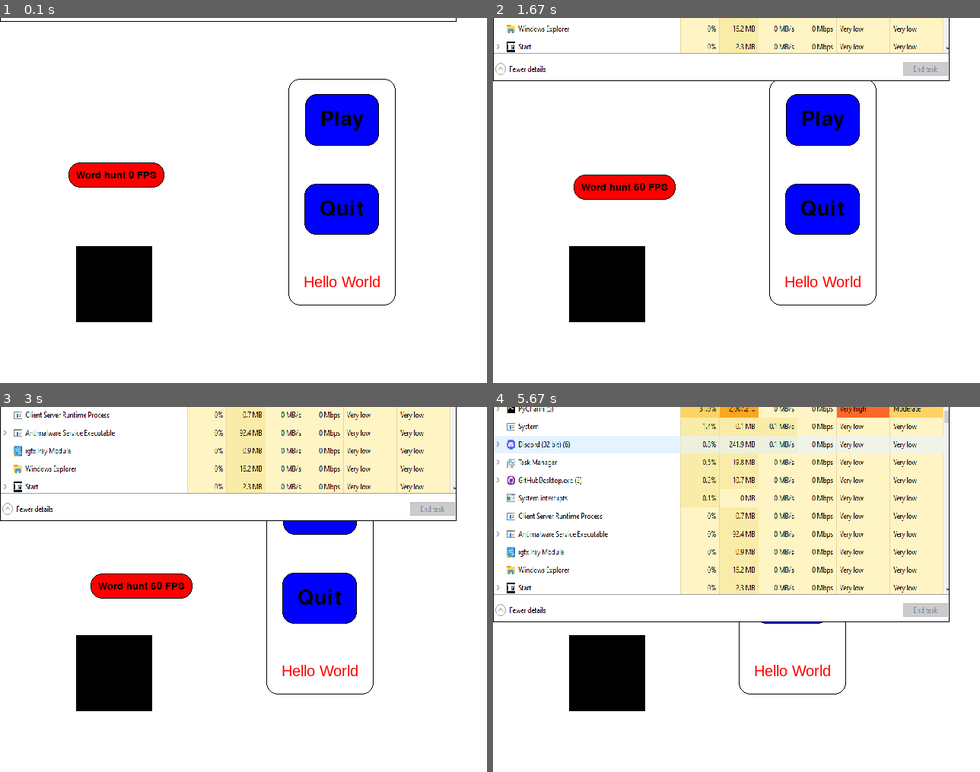
Above: before the commit, frames 1-4 (two rows, left to right).
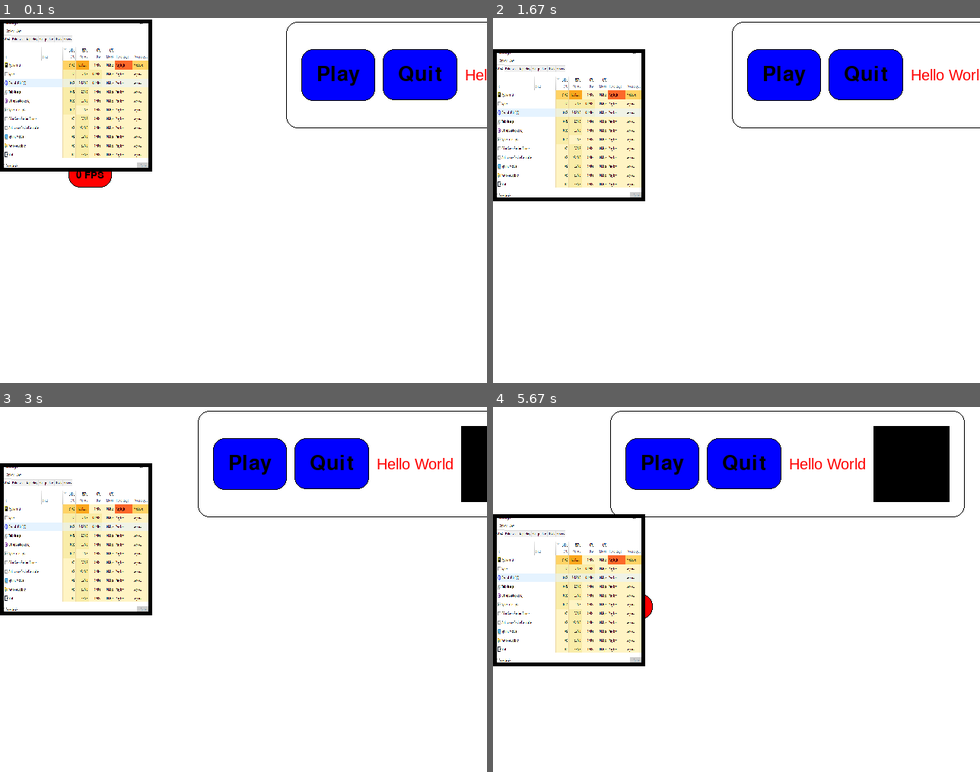
Above: after the commit, the same moments.

Repository: Skullheadx/PygameGUIEngine
Game: pygame game, started from main.py
Two runs of this game, one before a commit and one after it. Both use one fixed random seed, a clock stepped at 60 frames per second and the inputs below.
Inputs (mouse positions are in pixels of both pictures, inside the frame that each line leads up to):
- Up to frame 1 (0.1 s): no input
- Up to frame 2 (1.67 s): click "Play" at 0.38 s; click (785, 280) at 0.72 s; click (809, 72) at 1.08 s; click (619, 127) at 1.55 s
- Up to frame 3 (3 s): click "Play" at 1.88 s; click (175, 512) at 2.22 s; click "Play" at 2.55 s; click (87, 626) at 2.88 s
- Up to frame 4 (5.67 s): click "Play" at 3.22 s; click (619, 655) at 3.55 s; click "Play" at 3.88 s; click (590, 724) at 4.22 s; click (658, 472) at 4.58 s; click (765, 691) at 4.88 s; click "Play" at 5.22 s; click (566, 717) at 5.55 s

The runs differ from the first frame. In frame 1, 19% of the frame differs, in the area x 0-100%, y 0-84%; in frame 2, 25%; in frame 3, 29%; in frame 4, 41%, in the area x 0-97%, y 0-84%.

Commit message:
hbox container + grid start

Diff:
--- a/container.py
+++ b/container.py
@@ -2,7 +2,7 @@
 from rectangle import Rectangle
 
 
-class Container:
+class VBoxContainer:
     def __init__(self, x, y, background_color=Color.WHITE, border_color=Color.BLACK, border_width=0,
                  border_radius=0, padding=10, separation_distance=20, centered=False, children=None):
         if children is None:
@@ -47,7 +47,8 @@
     def update_children_position(self):
         child_y = self.y
         for i, child in enumerate(self.children):
-            child_position_x = self.x + (self.width - 2 * self.padding - child.get_width()) // 2 if self.centered else self.x
+            child_position_x = self.x + (
+                    self.width - 2 * self.padding - child.get_width()) // 2 if self.centered else self.x
             child_position_y = child_y
             if hasattr(child, 'padding'):
                 child_position_x += self.padding
@@ -80,7 +81,8 @@
             self.height = 0
         else:
             self.width = max([child.get_width() for child in self.children]) + self.padding * 2
-            self.height = sum([child.get_height() for child in self.children]) + self.padding * 2 + (self.get_child_count() - 1) * self.separation_distance
+            self.height = sum([child.get_height() for child in self.children]) + self.padding * 2 + (
+                    self.get_child_count() - 1) * self.separation_distance
         self.rect.set_size(self.width, self.height)
 
     def add_child(self, child):
@@ -97,3 +99,207 @@
         self.rect.draw(screen)
         for child in self.children:
             child.draw(screen)
+
+
+class HBoxContainer:
+    def __init__(self, x, y, background_color=Color.WHITE, border_color=Color.BLACK, border_width=0,
+                 border_radius=0, padding=10, separation_distance=20, centered=True, children=None):
+        if children is None:
+            children = []
+        self.x = x
+        self.y = y
+        self.width = 0
+        self.height = 0
+        self.background_color = background_color
+        self.border_color = border_color
+        self.border_width = border_width
+        self.border_radius = border_radius
+        self.padding = padding
+        self.separation_distance = separation_distance
+        self.centered = centered
+
+        self.rect = Rectangle(self.x - self.padding, self.y - self.padding, self.width, self.height,
+                              self.background_color, self.border_color, self.border_width, self.border_radius)
+
+        self.children = children
+        self.set_size()
+        self.update_children_position()
+
+    def get_children(self):
+        return self.children
+
+    def get_child(self, index):
+        return self.children[index]
+
+    def get_child_count(self):
+        return len(self.children)
+
+    def get_child_index(self, child):
+        return self.children.index(child)
+
+    def set_position(self, x, y):
+        self.x = x
+        self.y = y
+        self.rect.set_position(x - self.padding, y - self.padding)
+        self.update_children_position()
+
+    def update_children_position(self):
+        child_x = self.x
+        for i, child in enumerate(self.children):
+            child_position_x = child_x
+            child_position_y = self.y + (
+                        self.height - 2 * self.padding - child.get_height()) // 2 if self.centered else self.x
+
+            if hasattr(child, 'padding'):
+                child_position_x += self.padding
+                child_position_y += self.padding
+
+            child.set_position(child_position_x, child_position_y)
+            child_x += child.get_width() + self.separation_distance
+
+    def update(self):
+        for child in self.children:
+            if hasattr(child, 'update'):
+                child.update()
+
+    def get_width(self):
+        return self.width
+
+    def get_height(self):
+        return self.height
+
+    def move(self, dx, dy):
+        self.x += dx
+        self.y += dy
+        self.rect.move(dx, dy)
+        for child in self.children:
+            child.move(dx, dy)
+
+    def set_size(self):
+        if self.get_child_count() == 0:
+            self.width = 0
+            self.height = 0
+        else:
+            self.width = sum([child.get_width() for child in self.children]) + self.padding * 2 + (
+                    self.get_child_count() - 1) * self.separation_distance
+            self.height = max([child.get_height() for child in self.children]) + self.padding * 2
+        self.rect.set_size(self.width, self.height)
+
+    def add_child(self, child):
+        self.children.append(child)
+        self.set_size()
+        self.update_children_position()
+
+    def remove_child(self, child):
+        self.children.remove(child)
+        self.set_size()
+        self.update_children_position()
+
+    def draw(self, screen):
+        self.rect.draw(screen)
+        for child in self.children:
+            child.draw(screen)
+
+
+class GridContainer:
+
+    def __init__(self, x, y, rows, columns, background_color=Color.WHITE, border_color=Color.BLACK, border_width=0,
+                 border_radius=0, padding=10, separation_distance=20, children=None):
+        if children is None:
+            children = [[None for _ in range(columns)] for _ in range(rows)]
+        else:
+
+            if len(children) != rows:
+                raise ValueError('Children must be a 2D array of size rows x columns')
+            for row in children:
+                if len(row) != columns:
+                    raise ValueError('Children must be a 2D array of size rows x columns')
+        self.rows = rows
+        self.columns = columns
+        grid = VBoxContainer(x, y, background_color, border_color, border_width, border_radius, padding,
+                             separation_distance, True)
+        for row in children:
+            grid.add_child(HBoxContainer(x, y, background_color, border_color, border_width, border_radius, padding,
+                                         separation_distance, True, row))
+        self.children = children
+
+    def get_children(self):
+        return self.children
+
+    def get_child(self, row, col):
+        return self.children[row][col]
+
+    def get_child_count(self):
+        counter = 0
+        for row in self.children:
+            counter += len(row)
+        return counter
+
+    def get_child_index(self, child):
+        for row in self.children:
+            if child in row:
+                return self.children.index(child)
+        return -1
+
+    def set_position(self, x, y):
+        self.x = x
+        self.y = y
+        self.rect.set_position(x - self.padding, y - self.padding)
+        self.update_children_position()
+
+    def update_children_position(self):
+        child_x = self.x
+        for i, child in enumerate(self.children):
+            child_position_x = child_x
+            child_position_y = self.y + (
+                        self.height - 2 * self.padding - child.get_height()) // 2 if self.centered else self.x
+
+            if hasattr(child, 'padding'):
+                child_position_x += self.padding
+                child_position_y += self.padding
+
+            child.set_position(child_position_x, child_position_y)
+            child_x += child.get_width() + self.separation_distance
+
+    def update(self):
+        for child in self.children:
+            if hasattr(child, 'update'):
+                child.update()
+
+    def get_width(self):
+        return self.width
+
+    def get_height(self):
+        return self.height
+
+    def move(self, dx, dy):
+        self.x += dx
+        self.y += dy
+        self.rect.move(dx, dy)
+        for child in self.children:
+            child.move(dx, dy)
+
+    def set_size(self):
+        if self.get_child_count() == 0:
+            self.width = 0
+            self.height = 0
+        else:
+            self.width = sum([child.get_width() for child in self.children]) + self.padding * 2 + (
+                    self.get_child_count() - 1) * self.separation_distance
+            self.height = max([child.get_height() for child in self.children]) + self.padding * 2
+        self.rect.set_size(self.width, self.height)
+
+    def add_child(self, child, row, col):
+        self.children[row][col] = child
+        self.set_size()
+        self.update_children_position()
+
+    def remove_child(self, child):
+        self.children.remove(child)
+        self.set_size()
+        self.update_children_position()
+
+    def draw(self, screen):
+        self.rect.draw(screen)
+        for child in self.children:
+            child.draw(screen)
--- a/main.py
+++ b/main.py
@@ -3,7 +3,7 @@
 from rectangle import Rectangle
 from text import Text, Label
 from button import Button
-from container import Container
+from container import VBoxContainer, HBoxContainer
 from image import Image
 
 
@@ -22,11 +22,12 @@
            lambda: print("Hello World"))
 e = Button(100, 300, "Quit", "Imprint Shadow", 40, Color.BLUE, Color.BLACK, Color.BLACK, 1, 15, 20,
            lambda: print("Goodbye World"))
-f = Container(400, 100, Color.WHITE, Color.BLACK, 1, 15, 20, 50, True, [d, e])
+f = HBoxContainer(400, 25, Color.WHITE, Color.BLACK, 1, 15, 20, 10, True, [d, e])
 f.add_child(a)
 
-g = Image(0, -400, "image.PNG", Color.BLACK, 1)
-g.resize(600, 400)
+g = Image(0, 0, "image.PNG", Color.BLACK, 5)
+g.resize(200, 200)
+f.add_child(c)
 
 is_running = True
 while is_running:
@@ -38,7 +39,7 @@
 
     a.draw(screen)
     b.move(delta * 10, delta * 10)
-    b.set_text("Word hunt " + str(round(clock.get_fps())) + " FPS")
+    b.set_text(str(round(clock.get_fps())) + " FPS")
     b.draw(screen)
     c.draw(screen)
 
@@ -49,10 +50,10 @@
     e.draw(screen)
 
     f.update()
-    f.move(delta * -10, 0)
+    f.move(delta * -40, 0)
     f.draw(screen)
 
-    g.move(0, delta * 50)
+    g.move(0, delta * 25)
     g.draw(screen)
 
     pygame.display.update()
